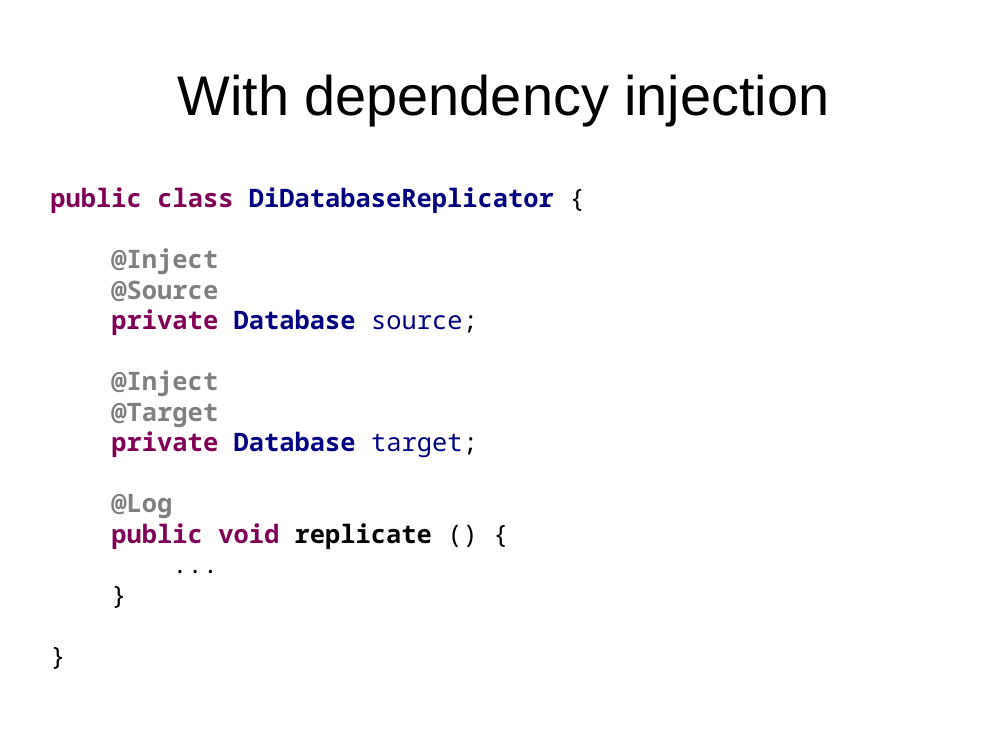
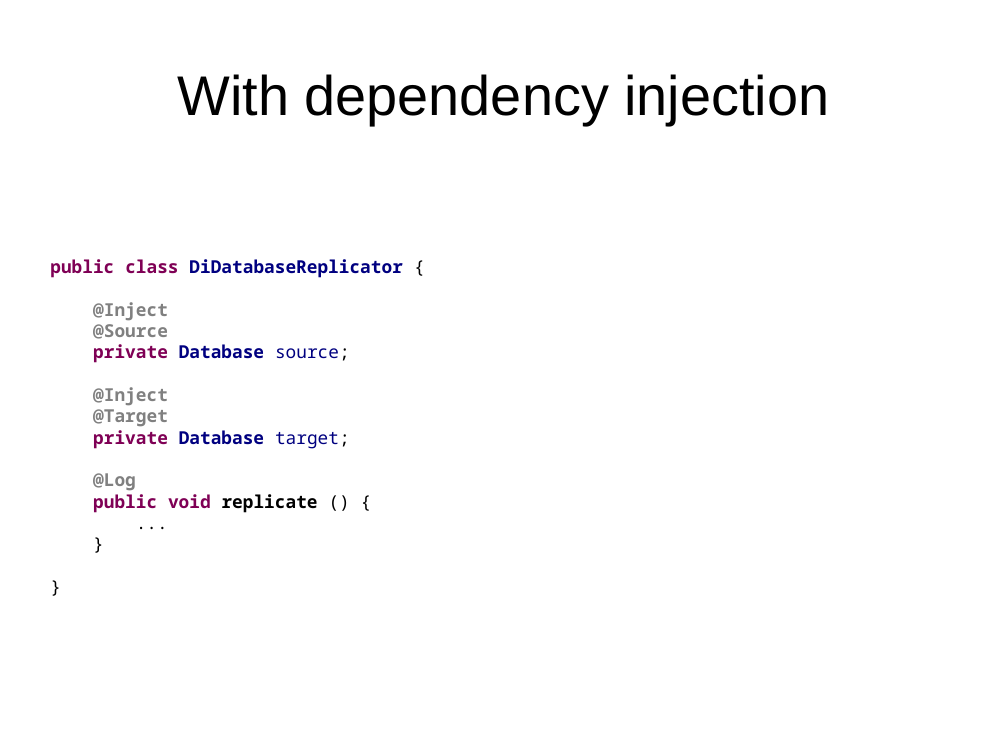
Before and after one commit to FrigoCoder/CDI, a slide deck: slide 17 of CDI.odp (slide 15 before the commit). Drawn at 1008x756 pixels with LibreOffice and Linux fonts; fonts in the diff are those of the drawing. Boxes give left, top, right and bottom in pixels: in the first picture for what was removed or moved away, otherwise in the second. Text is boxed around its words. In the diff, an @@ line names an element or a change of style, - is before the commit and + after.

```diff
--- a/CDI.odp
+++ b/CDI.odp
@@ text "public class DiDatabaseReplicator {" at bbox=[50, 259, 402, 513]: size 20 to 14 pt @@
```
Also in this commit, not shown: 5 other slides changed, 7 slides added.
